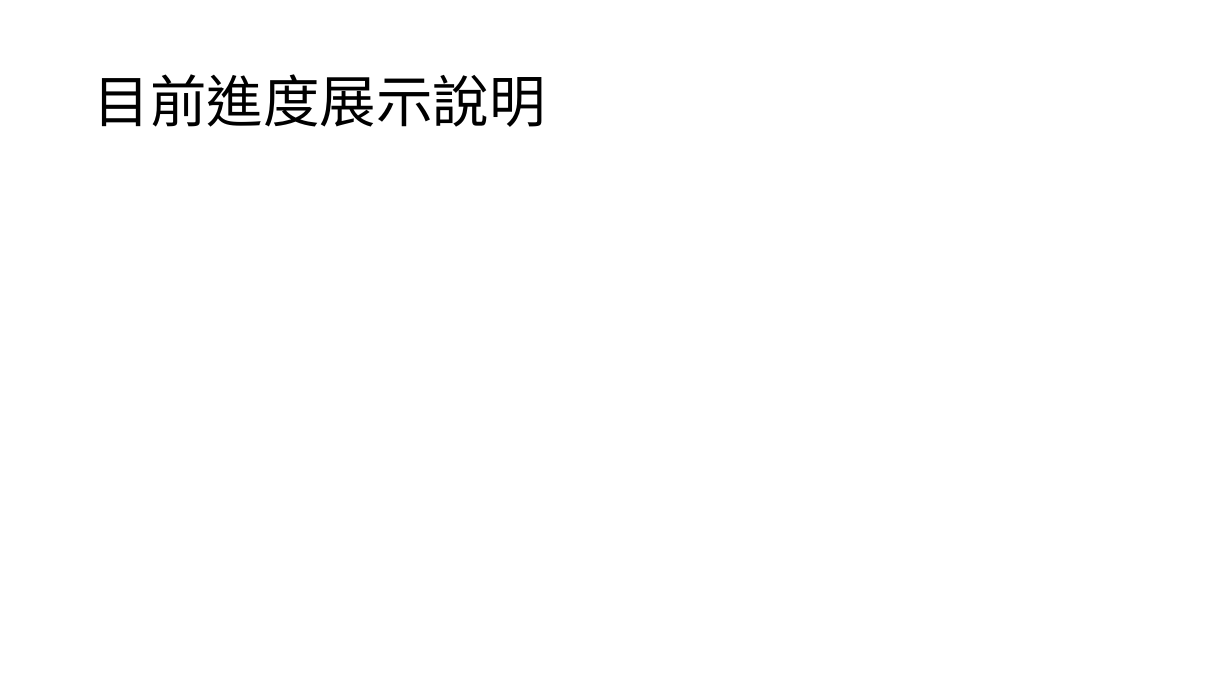
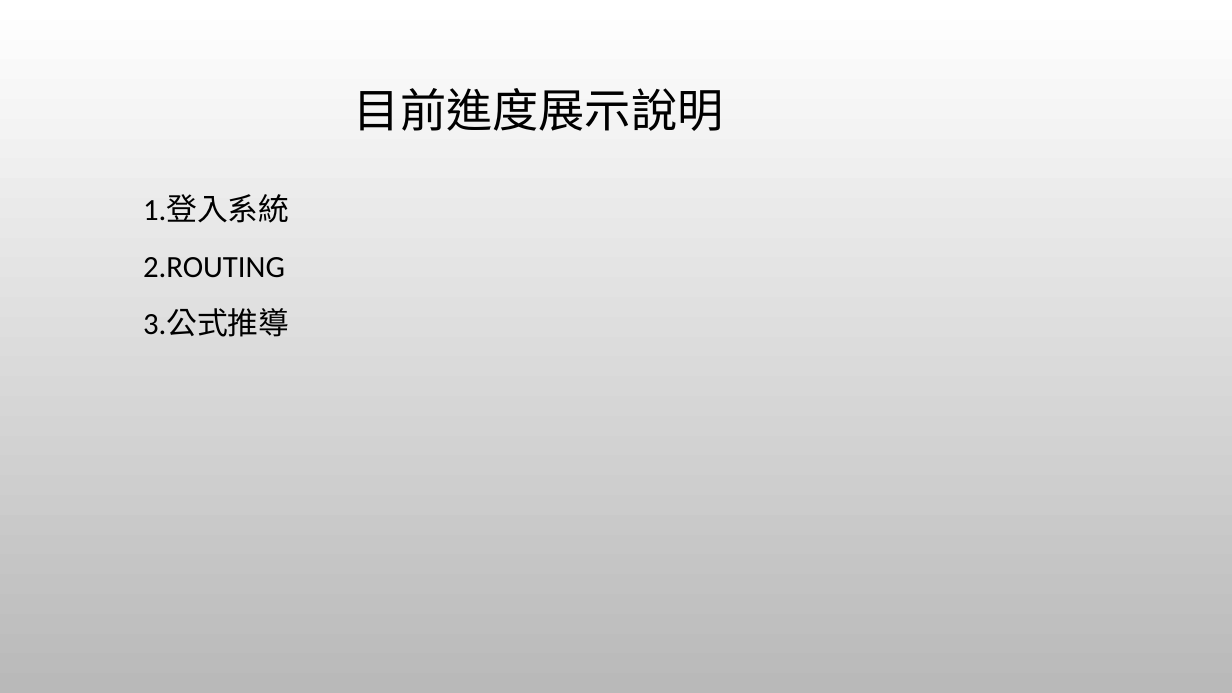
Before and after one commit to kai2june/me_courseSelecting, a slide deck: slide 10 of 期中檢查.pptx. Drawn at 1232x693 pixels with LibreOffice and Linux fonts; fonts in the diff are those of the drawing; background and template pictures are left out. Boxes give left, top, right and bottom in pixels: in the first picture for what was removed or moved away, otherwise in the second. Text is boxed around its words. In the diff, an @@ line names an element or a change of style, - is before the commit and + after.

```diff
--- a/期中檢查.pptx
+++ b/期中檢查.pptx
@@ background #FFFFFF to picture (left out) @@
@@ title "目前進度展示說明": place and size @@
-title "目前進度展示說明" at bbox=[94, 74, 546, 127]
+title "目前進度展示說明" at bbox=[354, 88, 724, 131]
@@ title "目前進度展示說明" at bbox=[354, 88, 724, 131]: size 44 to 36 pt, font Noto Sans CJK SC to Calibri; alignment left to centre @@
@@ text added at bbox=[143, 194, 290, 337], 24 pt, text #000000 @@
+1.登入系統
+2.ROUTING
+3.公式推導
```
Also in this commit, not shown: 8 other slides changed, 8 slides added, 2 slides removed.
